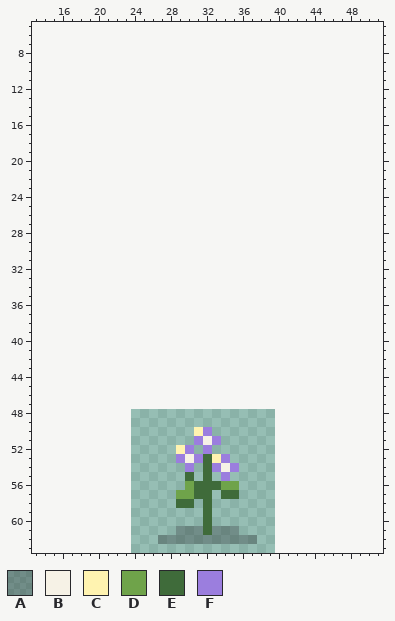
File history of a pixel-art file, game/pixel-plants/ding-xiang.aseprite. Above: the version before the commit.
16x16 pixels, 1 frame. Shown: x 13..51, y 5..63. The old version is drawn lined up with the new one, on the new canvas.
Visible layers, top first: "glint", "core", "bloom-shade", "bloom", "leaf", "stem", "shadow" opacity 30%.
Palette (. is transparent): A #1a1a204c  B #f6f2e6  C #fff3b0  D #6fa34a  E #3f6b3a  F #9b7ede
Pixels before, first column x 27:
50 ....CF.....
51 ....FBF....
52 ..CF.F.....
53 ..FBFECF...
54 ...F.EFBF..
55 ...E.E.F...
56 ...DEEEDD..
57 ..DDEE.EE..
58 ..EE.E.....
59 .....E.....
60 .....E.....
61 ..AAAEAAA..
62 AAAAAAAAAAA
The same view after the edit:
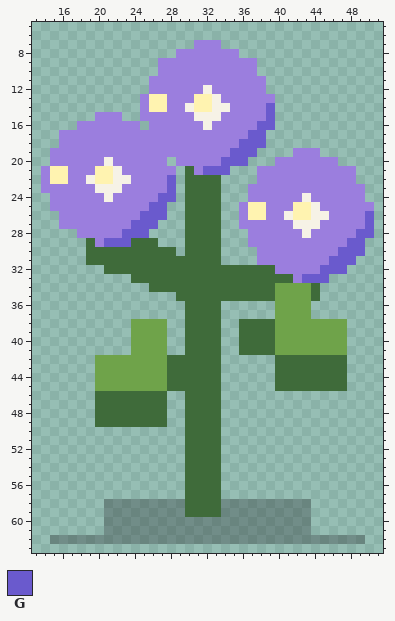
Colours new in this view: G #6a5acd
Edits made:
canvas 16x16 -> 64x64, the old top-left corner now at 24,48
Changed rows in their new state; - is an unchanged pixel.
first column x 14:
 7 -----------------FFF-----------------
 8 ---------------FFFFFFF---------------
 9 -------------FFFFFFFFFFF-------------
10 -------------FFFFFFFFFFF-------------
11 ------------FFFFFFFFFFFFF------------
12 ------------FFFFFFBFFFFFF------------
13 -----------FCCFFFCCBFFFFFF-----------
14 -----------FCCFFBCCBBFFFFG-----------
15 ------FFF--FFFFFFBBBFFFFFG-----------
16 ----FFFFFFF-FFFFFFBFFFFFGG-----------
17 --FFFFFFFFFFFFFFFFFFFFFGG------------
18 --FFFFFFFFFFFFFFFFFFFFGGG------------
19 -FFFFFFFFFFFFFFFFFFFFGGG----FFF------
20 -FFFFFFBFFFFFF-FFFFFGGG---FFFFFFF----
21 FCCFFFCCBFFFFFF-EFGGG---FFFFFFFFFFF--
22 FCCFFBCCBBFFFFG-EEEE----FFFFFFFFFFF--
23 FFFFFFBBBFFFFFG-EEEE---FFFFFFFFFFFFF-
24 -FFFFFFBFFFFFGG-EEEE---FFFFFFBFFFFFF-
25 -FFFFFFFFFFFGG--EEEE--FCCFFFCCBFFFFFF
26 --FFFFFFFFFGGG--EEEE--FCCFFBCCBBFFFFG
27 --FFFFFFFFGGG---EEEE--FFFFFFBBBFFFFFG
28 ----FFFFFGGG----EEEE---FFFFFFBFFFFFGG
29 -----EFGGGEEE---EEEE---FFFFFFFFFFFGG-
30 -----EEEEEEEEEE-EEEE----FFFFFFFFFGGG-
31 -----EEEEEEEEEEEEEEE----FFFFFFFFGGG--
32 -------EEEEEEEEEEEEEEEEEEEFFFFFGGG---
33 ----------EEEEEEEEEEEEEEEEEEFGGG-----
34 ------------EEEEEEEEEEEEEEDDDDE------
35 ---------------EEEEEEEEEEEDDDDE------
36 ----------------EEEE------DDDD-------
37 ----------------EEEE------DDDD-------
38 ----------DDDD--EEEE--EEEEDDDDDDDD---
39 ----------DDDD--EEEE--EEEEDDDDDDDD---
40 ----------DDDD--EEEE--EEEEDDDDDDDD---
41 ----------DDDD--EEEE--EEEEDDDDDDDD---
42 ------DDDDDDDDEEEEEE------EEEEEEEE---
43 ------DDDDDDDDEEEEEE------EEEEEEEE---
44 ------DDDDDDDDEEEEEE------EEEEEEEE---
45 ------DDDDDDDDEEEEEE------EEEEEEEE---
46 ------EEEEEEEE--EEEE-----------------
47 ------EEEEEEEE--EEEE-----------------
48 ------EEEEEEEE--EEEE-----------------
49 ------EEEEEEEE--EEEE-----------------
50 ----------------EEEE-----------------
51 ----------------EEEE-----------------
52 ---------------.EEEE-----------------
53 ---------------.EE-E.----------------
54 ----------------EE-E..---------------
55 -----------------E-E.----------------
56 ----------------E---..---------------
57 ---------------.E--E..---------------
58 -------AAAAAAAAA-E-EAAAAAAAAAA-------
59 -------AAAAAAAAAEE-EAAAAAAAAAA-------
60 -------AAAAAAAAAAAAAAAAAAAAAAA-------
61 -------AAAAAAAA---A---AAAAAAAA-------
62 -AAAAAAAAAAAA-----------AAAAAAAAAAAA-
